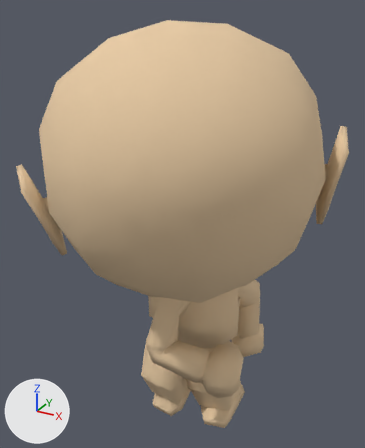
Before and after pictures for a commit that changed the glTF model models/BaseChar.glb.
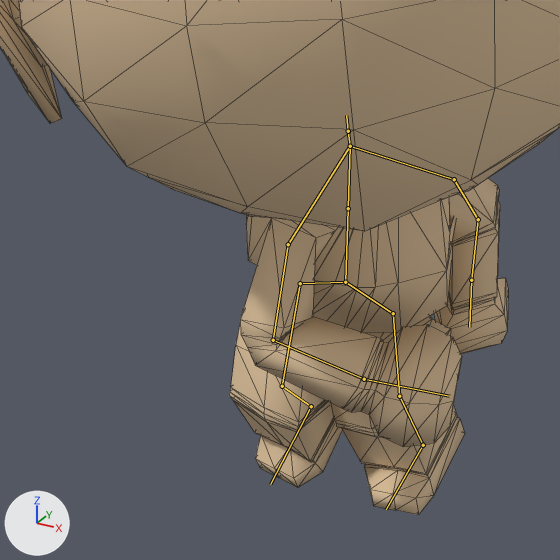
Each version is shown whole from a 50 mm camera at (1.88, -3.78, 3.87) aimed at (0.06, -0.47, 2.21), then close up on the part from 11% to 79% of the width and 45% to 100% of the height. The axes (+X, +Y, +Z) are drawn at lower left. The lights are the same throughout. The older version's two pictures come first. Both versions are drawn at frame 6 of the action 'Swing2'; the numbers are the values there. The bones that change, and the others that lie on the model, are drawn over the model as lines in the close-ups. The close-ups show mesh edges as thin lines.
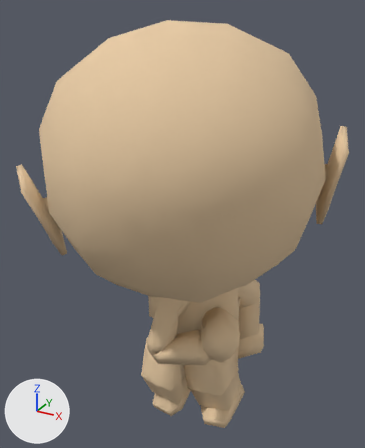
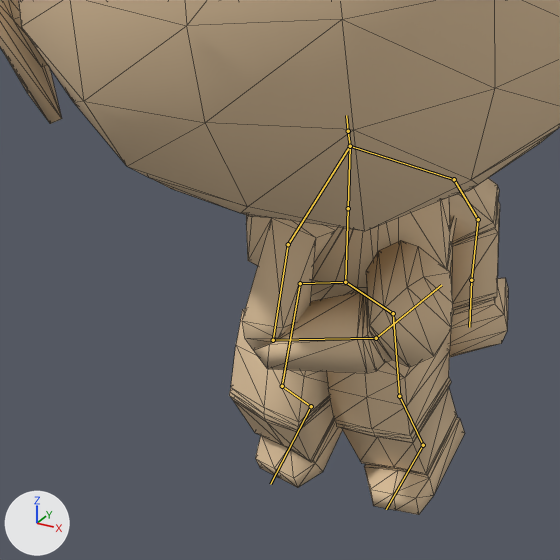
Patch to the scene script:
```diff
--- a/models/BaseChar.glb.py
+++ b/models/BaseChar.glb.py
@@ bone_arm_r @@
 bone_arm_r = bpy.data.objects['Armature'].pose.bones['Arm.R']  # child of 'Humerus.R'
-bone_arm_r.rotation_quaternion = (0.803, 0.456, 0.055, 0.379)  # degrees (53, -15, 43)
+bone_arm_r.rotation_quaternion = (0.62, 0.698, 0.014, 0.358)  # degrees (88, -29, 32)
@@ bone_hand_r @@
 bone_hand_r = bpy.data.objects['Armature'].pose.bones['Hand.R']  # child of 'Arm.R'
-bone_hand_r.rotation_quaternion = (0.98, 0.175, -0.072, 0.055)  # degrees (20, -9, 5)
+bone_hand_r.rotation_quaternion = (0.925, 0.338, -0.139, 0.106)  # degrees (39, -19, 6)
```

Where the change shows, as pixel boxes (x1, y1, x2, y2) in the close-ups (560 x 560 px):
'Cube', posed: (0, 0, 560, 515) in both
bone 'Arm.R', root to tip: before (273, 340) to (364, 379); after (273, 340) to (376, 338)
bone 'Hand.R', root to tip: before (364, 379) to (449, 396); after (376, 338) to (441, 285)
